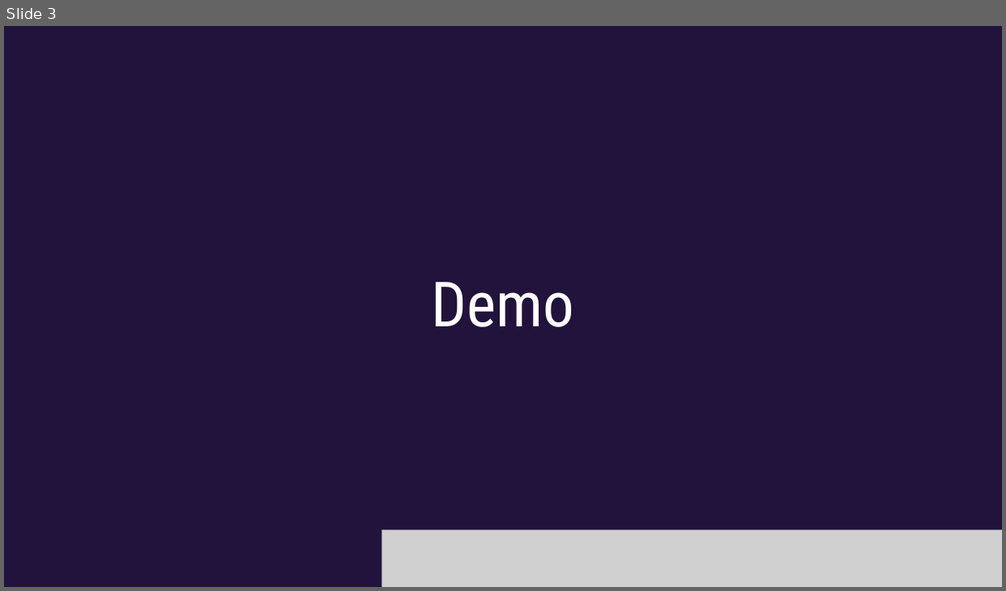
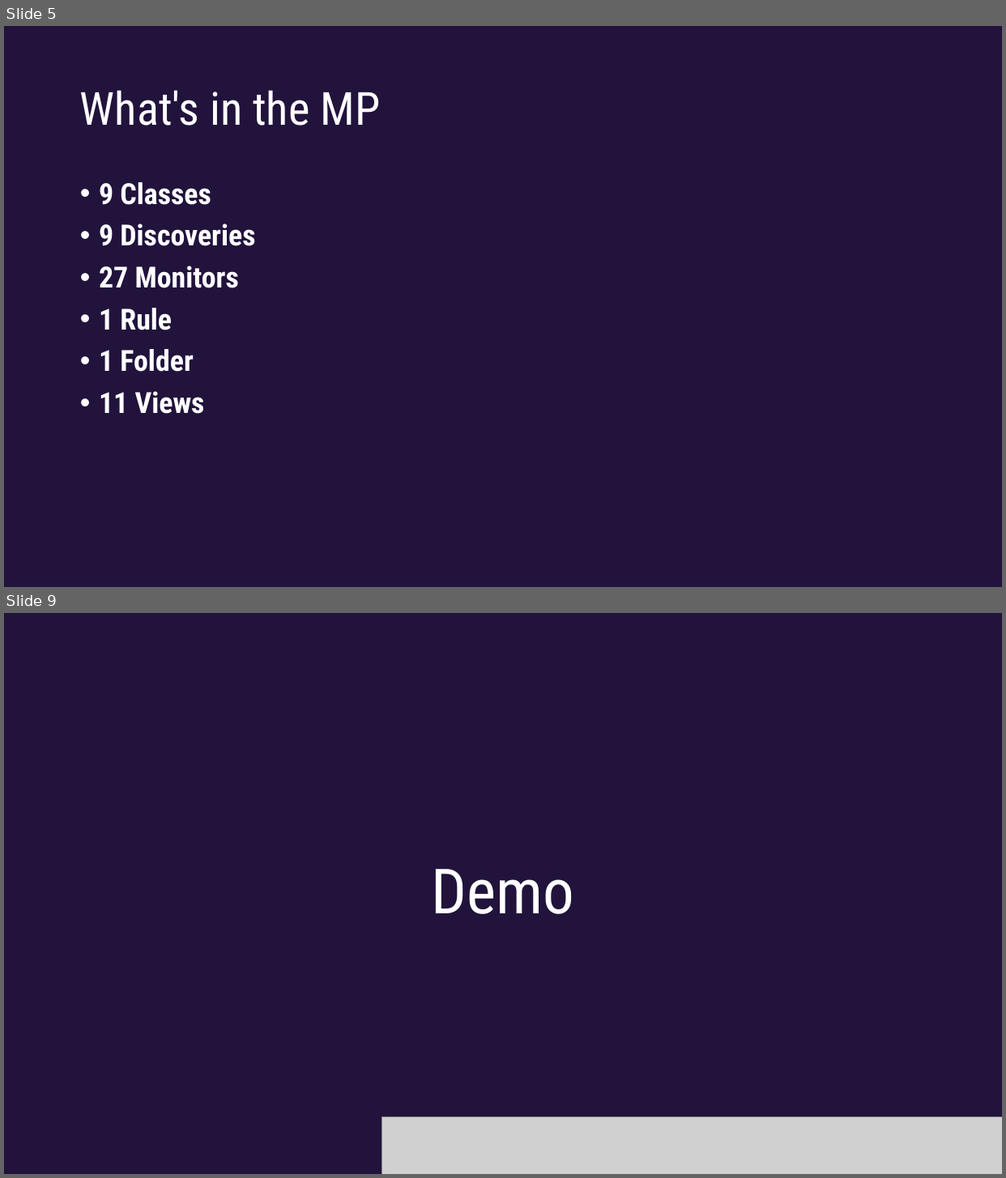
Before and after one commit to dsmith14w/VeeamBackupMP, a slide deck: SCOMathon 2024 PowerPoint Template D Smith Example.pptx. Shown one above the other, each under a label of ours: slide 3 before the commit, slides 5 and 9 after it; the slides between them are not shown. The pictures are 1006x591 and 1006x1178 pixels, drawn with LibreOffice and Linux fonts; fonts in the diff are those of the drawing; grey boxes stand for pictures; background and template pictures are left out. Boxes give left, top, right and bottom in pixels: in the first picture for what was removed or moved away, otherwise in the second. Text is boxed around its words. In the diff, an @@ line names an element or a change of style, - is before the commit and + after.

```diff
--- a/SCOMathon 2024 PowerPoint Template D Smith Example.pptx
+++ b/SCOMathon 2024 PowerPoint Template D Smith Example.pptx
@@ slide 5 added at (4, 26, 1002, 587), background #21133C @@
@@ title added at (80, 90, 381, 126), 44 pt, text #FFFFFF @@
+What's in the MP
@@ text added at (99, 182, 255, 414), 28 pt, text #FFFFFF, bold @@
+• 9 Classes
+• 9 Discoveries
+• 27 Monitors
+• 1 Rule
+• 1 Folder
+• 11 Views
@@ what was slide 3 is now slide 9 @@
```
Also in this commit, not shown: 8 other slides added, 3 slides removed.
